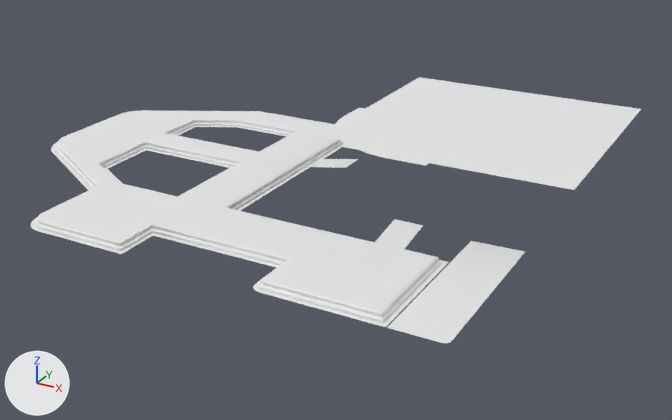
Before and after pictures for a commit that changed the OBJ model Year3-Game/Assets/_Objects/LargeMapAssets/CasinoRoof 1.obj.
Rendered twice from a 50 mm camera at (100.6, -109.4, 54.7) aimed at (42.8, -4.2, 2.1). Arrows for +X, +Y and +Z are at lower left; the lights stay in place. Where no turn or scale is listed for an object, it has been applied to the vertices.

Objects in the first picture: 'Plane.000_Plane.000'.
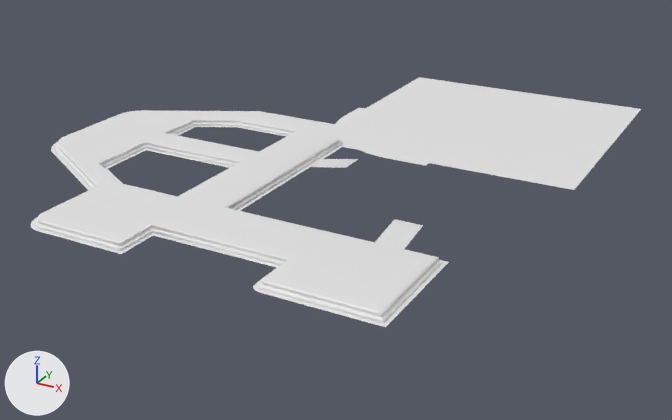
Patch to the scene script:
```diff
--- a/Year3-Game/Assets/_Objects/LargeMapAssets/CasinoRoof 1.obj.py
+++ b/Year3-Game/Assets/_Objects/LargeMapAssets/CasinoRoof 1.obj.py
@@ mat_none_000 @@
+mat_none_000 = principled_material('None.000')
+mat_none_000.base_color = (0.8, 0.8, 0.8)  # white #e7e7e7
+mat_none_000.roughness = 0.526
@@ me_plane_000_plane_000 @@
 me_plane_000_plane_000.from_pydata(...)  # 436 vertices, 340 faces; spans x -6.0..77.0, y -34.0..25.0, z 5.0..14.0
 # used by ob_plane_000_plane_000; location = (0.0, 0.0, 0.0)
-me_plane_000_plane_000.materials.append(mat_none)  # white #e7e7e7
+# me_plane_000_plane_000 part 1: the loose piece of 11 vertices spanning x 65.2..72.0, y -34.0..-10.0, z 5.0 is deleted
+me_plane_000_plane_000.materials.append(mat_none_000)  # white #e7e7e7
```

Pixel boxes [x1, y1, x2, y2] of what changed, in the pictures (672 x 420 px):
'Plane.000_Plane.000', reshaped
    before: [30, 77, 641, 343]
    after: [30, 77, 641, 327]
part 1 of me_plane_000_plane_000, deleted
    before: [387, 241, 525, 343]
